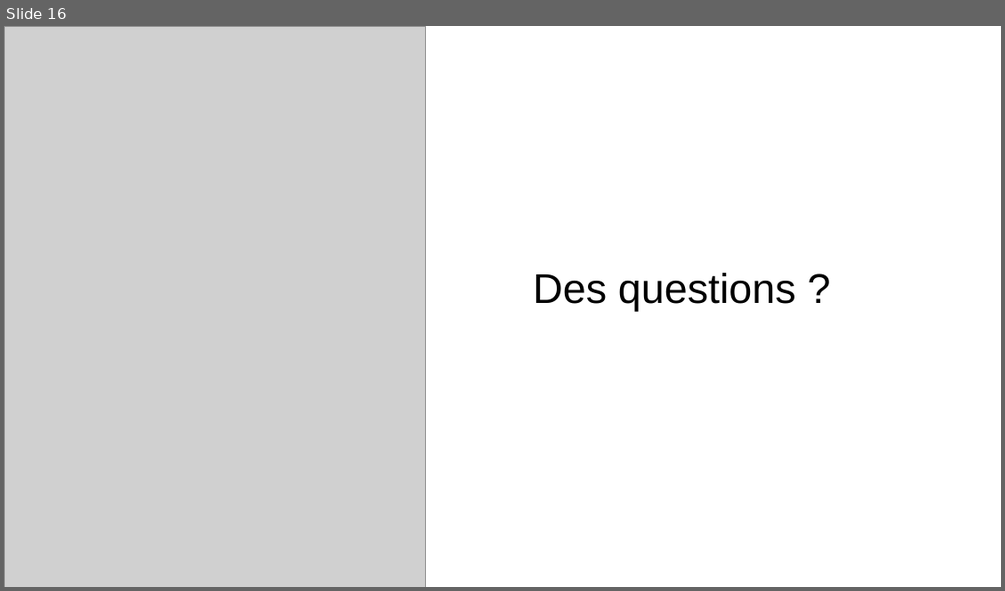
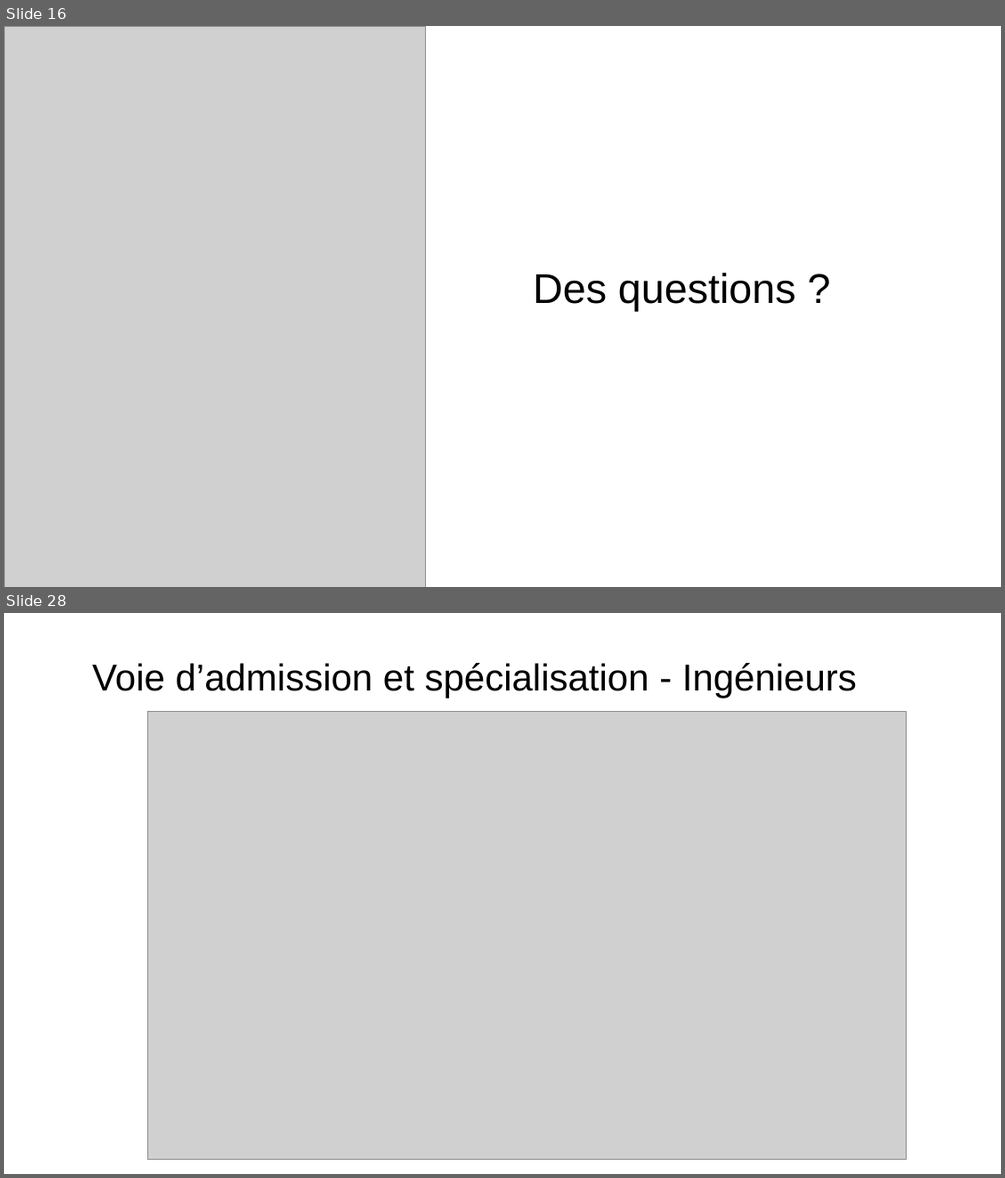
Before and after one commit to chlesieur/analyse_bdd_eleves_ensai, a slide deck: presentation/Presentation_trajectoires_etudiants_ENSAI_version_CER.pptx. Shown one above the other, each under a label of ours: slide 16 before the commit, slides 16 and 28 after it; the slides between them are not shown. The pictures are 1005x591 and 1005x1178 pixels, drawn with LibreOffice and Linux fonts; fonts in the diff are those of the drawing; grey boxes stand for pictures; background and template pictures are left out. Boxes give left, top, right and bottom in pixels: in the first picture for what was removed or moved away, otherwise in the second. Text is boxed around its words. In the diff, an @@ line names an element or a change of style, - is before the commit and + after.

```diff
--- a/presentation/Presentation_trajectoires_etudiants_ENSAI_version_CER.pptx
+++ b/presentation/Presentation_trajectoires_etudiants_ENSAI_version_CER.pptx
@@ slide 28 added at [4,613,1001,1174], background picture (left out) @@
@@ text added at [92,663,857,698], 36 pt, text #000000 @@
+Voie d’admission et spécialisation - Ingénieurs
@@ picture added at [147,712,906,1159] @@
```
Also in this commit, not shown: 14 other slides added, 2 other files.
